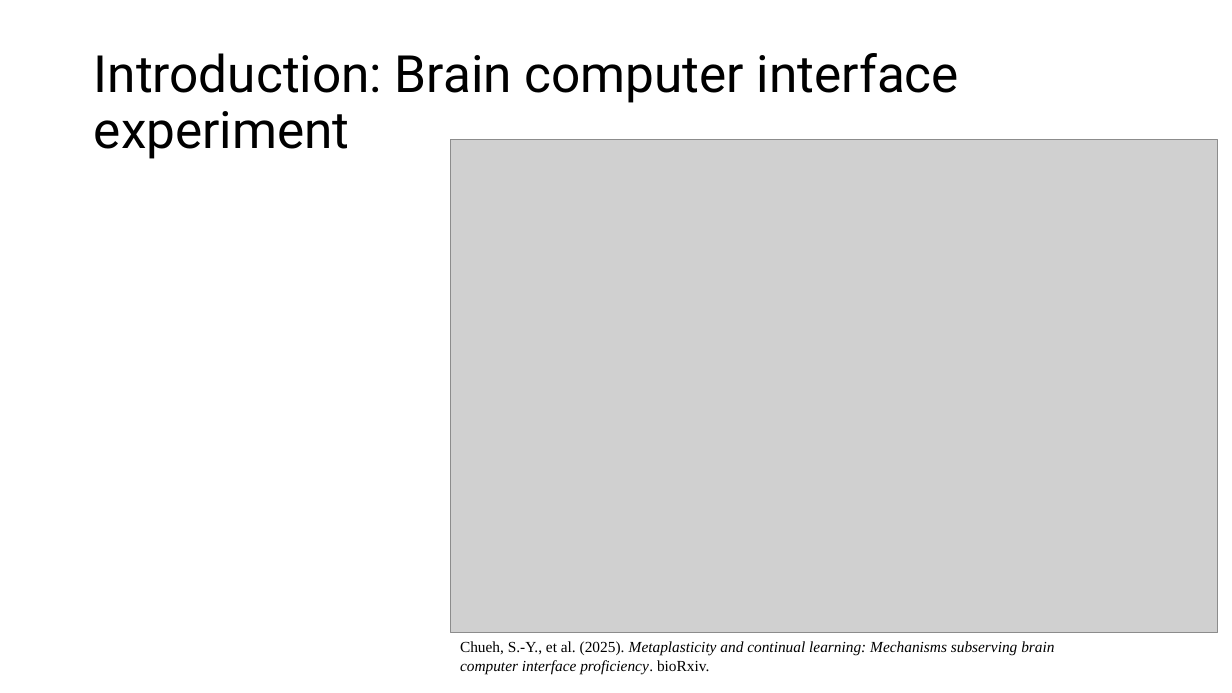
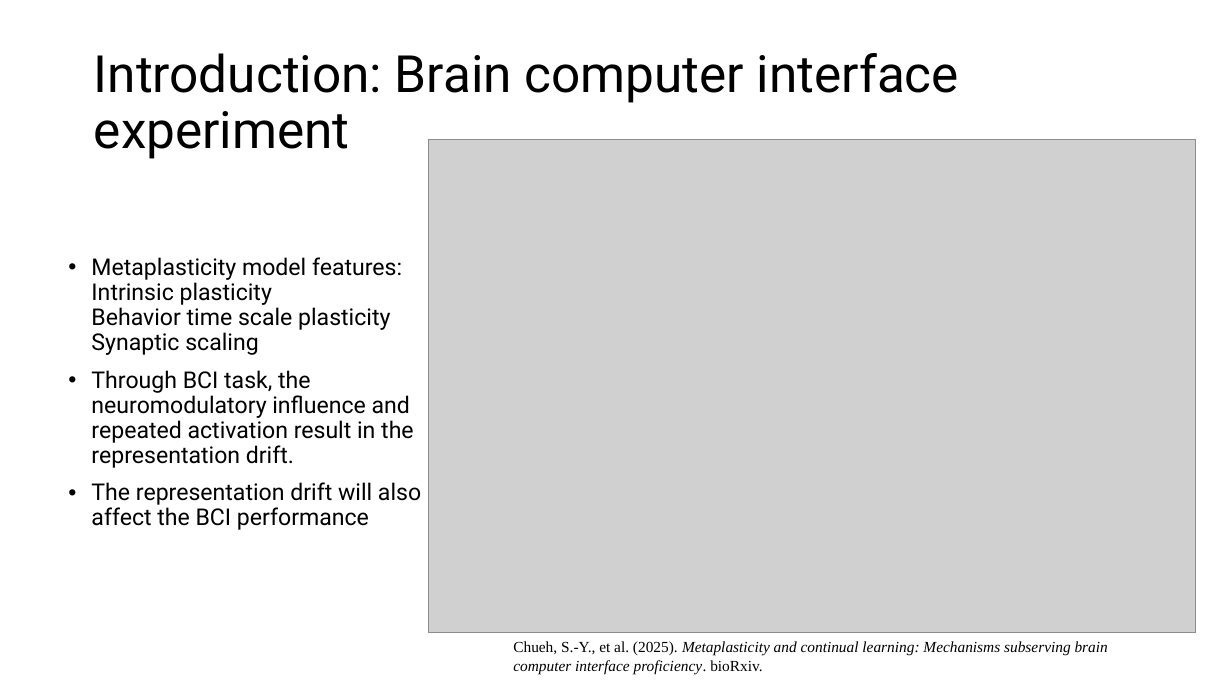
Before and after one commit to ChuehSY/FinalProject_ComSkillNeuro, a slide deck: slide 2 of Final presentation.pptx. Drawn at 1232x693 pixels with LibreOffice and Linux fonts; fonts in the diff are those of the drawing; grey boxes stand for pictures. Boxes give left, top, right and bottom in pixels: in the first picture for what was removed or moved away, otherwise in the second. Text is boxed around its words. In the diff, an @@ line names an element or a change of style, - is before the commit and + after.

Commit message:
0411

```diff
--- a/Final presentation.pptx
+++ b/Final presentation.pptx
@@ picture: place and size @@
-picture at [451, 140, 1218, 632]
+picture at [429, 140, 1196, 632]
@@ text added at [91, 257, 421, 530], 18 pt, text #000000 @@
+• Metaplasticity model features: Intrinsic plasticity
+  Behavior time scale plasticity
+  Synaptic scaling
+• Through BCI task, the neuromodulatory influence and repeated activation result in the representation drift.
+• The representation drift will also affect the BCI performance
@@ text "Chueh, S.-Y., et al. (2025). ...": place and size @@
-text "Chueh, S.-Y., et al. (2025). ..." at [460, 641, 1054, 674]
+text "Chueh, S.-Y., et al. (2025). ..." at [513, 641, 1108, 674]
```
Also in this commit, not shown: 5 slides added, 7 slides removed.
